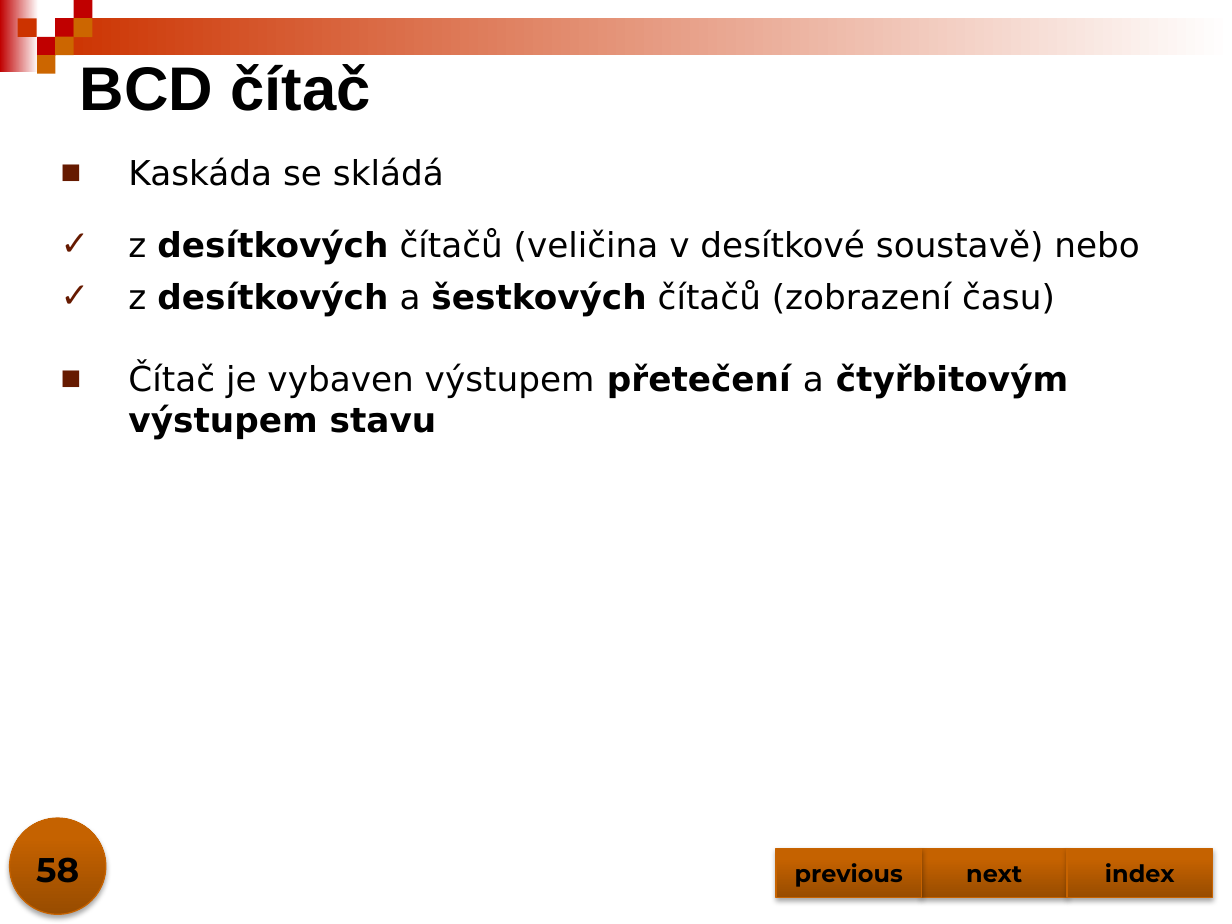
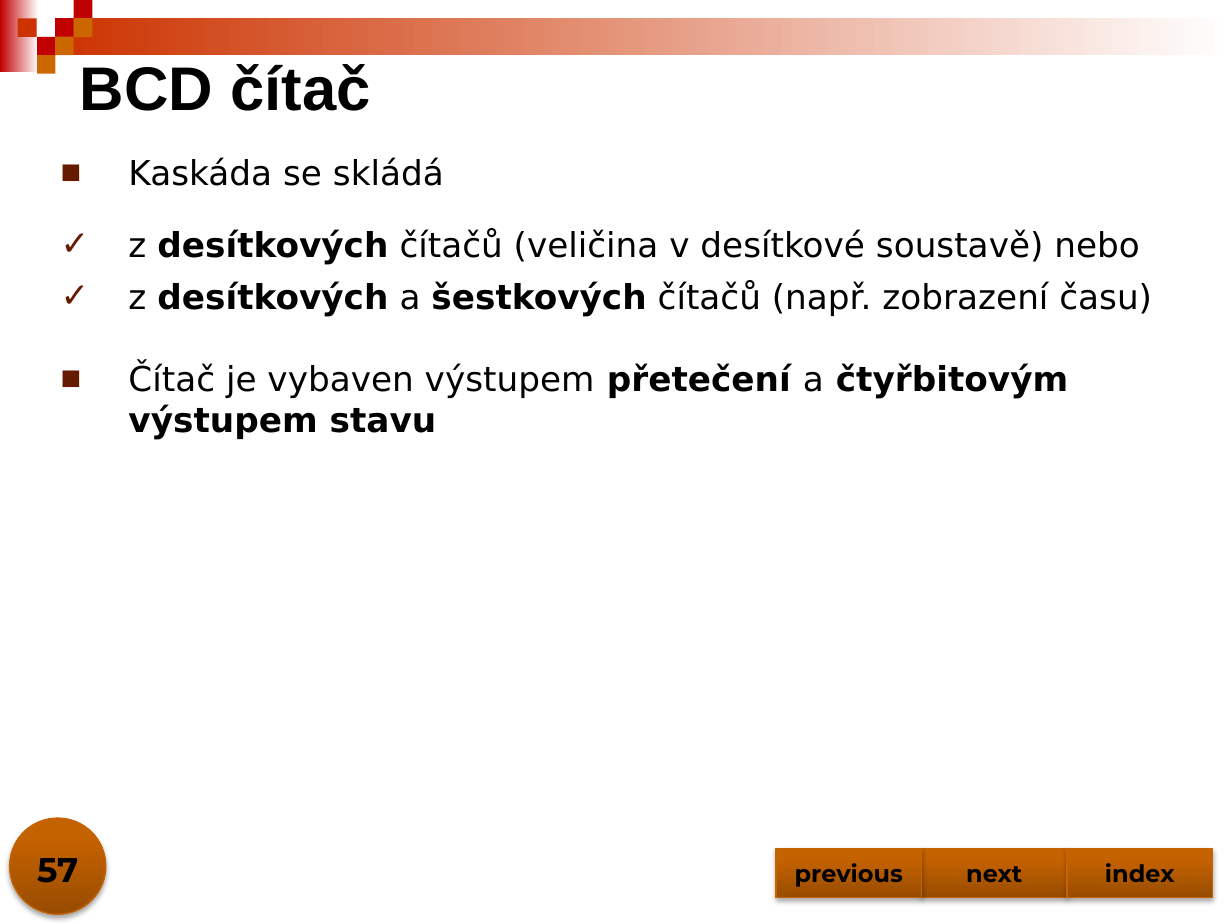
Before and after one commit to jjasik/spse, a slide deck: slide 57 of predmety/dig/materialy/citace.pptx (slide 58 before the commit). Drawn at 1232x924 pixels with LibreOffice and Linux fonts; fonts in the diff are those of the drawing. Boxes give left, top, right and bottom in pixels: in the first picture for what was removed or moved away, otherwise in the second. Text is boxed around its words. In the diff, an @@ line names an element or a change of style, - is before the commit and + after.

```diff
--- a/predmety/dig/materialy/citace.pptx
+++ b/predmety/dig/materialy/citace.pptx
@@ text at (x1=128, y1=281, x2=1152, y2=316): text changed @@
-✓ z desítkových a šestkových čítačů (zobrazení času)
+✓ z desítkových a šestkových čítačů (např. zobrazení času)
@@ page number at (x1=37, y1=858, x2=78, y2=883): text changed @@
-58
+57
```
Also in this commit, not shown: 20 other slides changed, 1 slide added, 2 slides removed.
